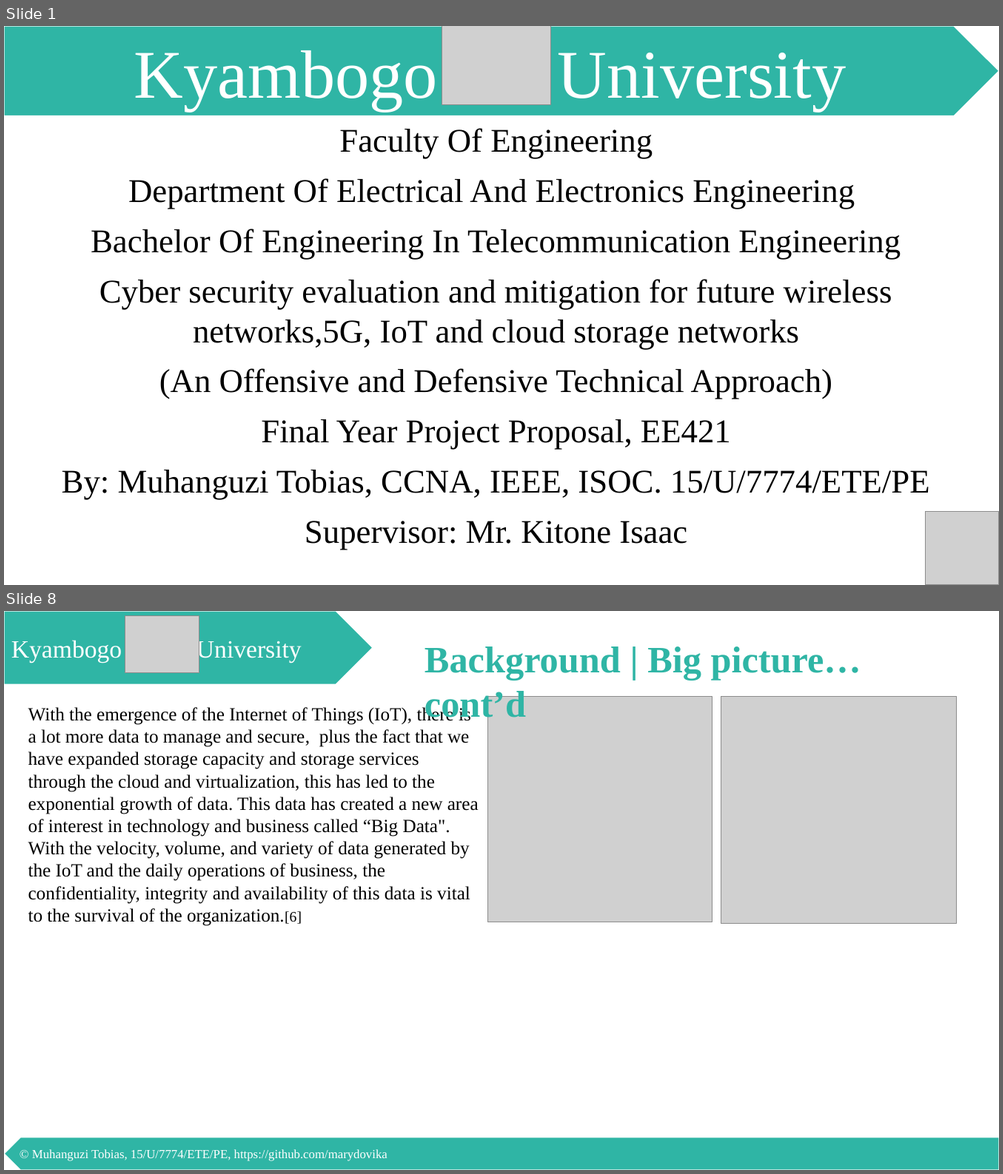
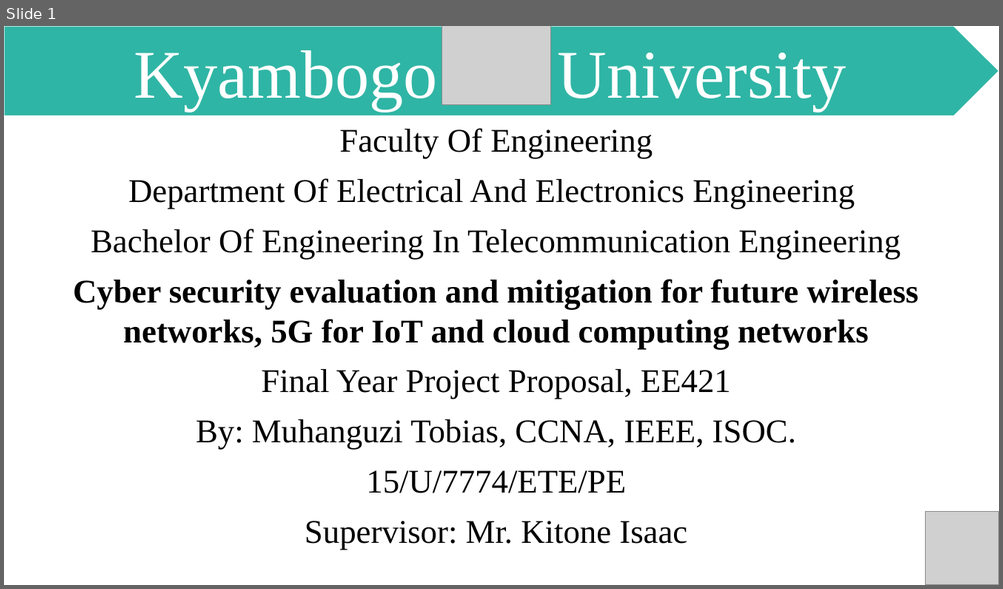
Before and after one commit to marydovika/Cyber-Security-Project-for-5G-IoT-Cloud-NFC, a slide deck: presentations/proposalPresentation.pptx. Shown one above the other, each under a label of ours: slides 1 and 8 before the commit, slide 1 after it; the slides between them are not shown. The pictures are 1003x1174 and 1003x589 pixels, drawn with LibreOffice and Linux fonts; fonts in the diff are those of the drawing; grey boxes stand for pictures. Boxes give left, top, right and bottom in pixels: in the first picture for what was removed or moved away, otherwise in the second. Text is boxed around its words. In the diff, an @@ line names an element or a change of style, - is before the commit and + after.

```diff
--- a/presentations/proposalPresentation.pptx
+++ b/presentations/proposalPresentation.pptx
@@ slide 8 removed at (4, 611, 999, 1170), background #FFFFFF @@
@@ pentagon arrow removed at (4, 611, 373, 685) @@
-Kyambogo University
@@ picture removed at (125, 616, 199, 673) @@
@@ text removed at (424, 647, 861, 725) @@
-Background | Big picture…cont’d
@@ picture removed at (487, 696, 712, 922) @@
@@ picture removed at (721, 696, 957, 923) @@
@@ text removed at (28, 706, 478, 926) @@
-With the emergence of the Internet of Things (IoT), there is a lot more data to manage and secure, plus the fact that we have expanded storage capacity and storage services through the cloud and virtualization, this has led to the exponential growth of data. This data has created a new area of interest in technology and business called “Big Data". With the velocity, volume, and variety of data generated by the IoT and the daily operations of business, the confidentiality, integrity and availability of this data is vital to the survival of the organization.[6]
@@ pentagon arrow removed at (4, 1138, 999, 1170) @@
-© Muhanguzi Tobias, 15/U/7774/ETE/PE, https://github.com/marydovika
@@ slide 1 changed as well @@
@@ text at (73, 279, 919, 349): text changed; bold on @@
-Cyber security evaluation and mitigation for future wireless networks,5G, IoT and cloud storage networks
-(An Offensive and Defensive Technical Approach)
+Cyber security evaluation and mitigation for future wireless networks, 5G for IoT and cloud computing networks
@@ text at (196, 420, 796, 494): text changed @@
-By: Muhanguzi Tobias, CCNA, IEEE, ISOC. 15/U/7774/ETE/PE
+By: Muhanguzi Tobias, CCNA, IEEE, ISOC.
+15/U/7774/ETE/PE
```
Also in this commit, not shown: 15 other slides changed, 10 other slides removed.
